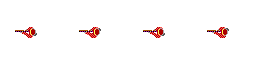
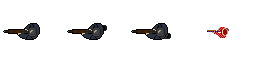
Revision of a layered w=256, h=64 image; what changed, layer by layer:
added layer "1 #1" above "1" over [left=3, top=23, right=171, bottom=40]
